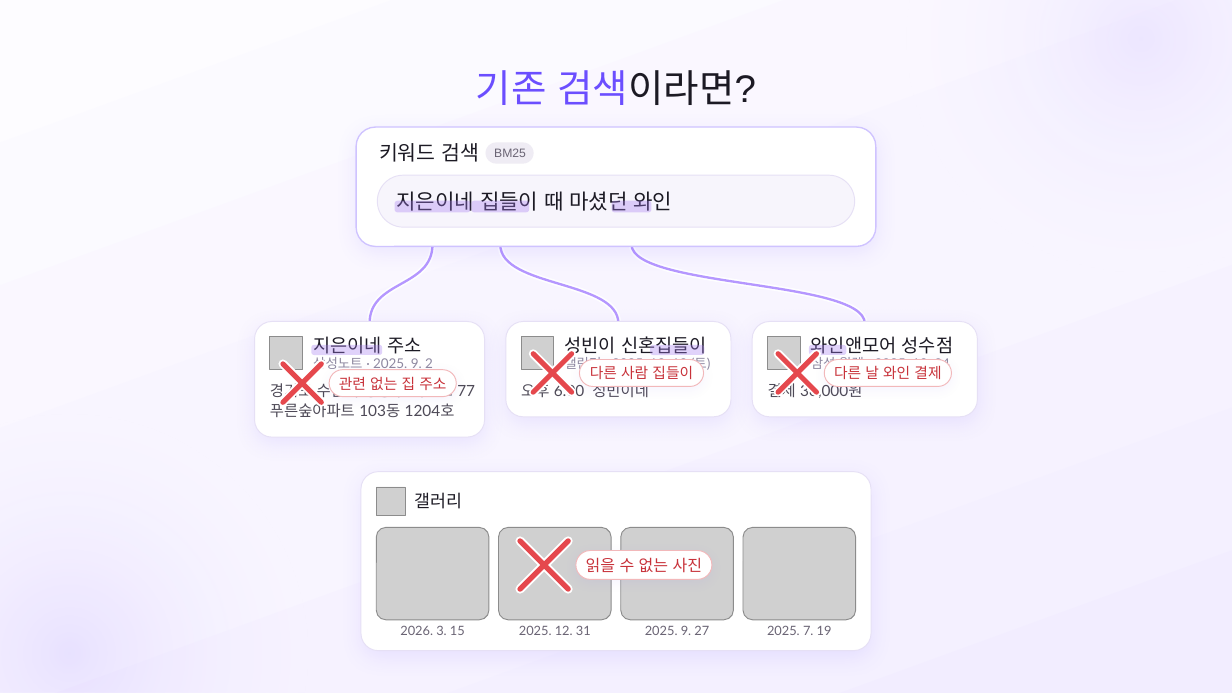
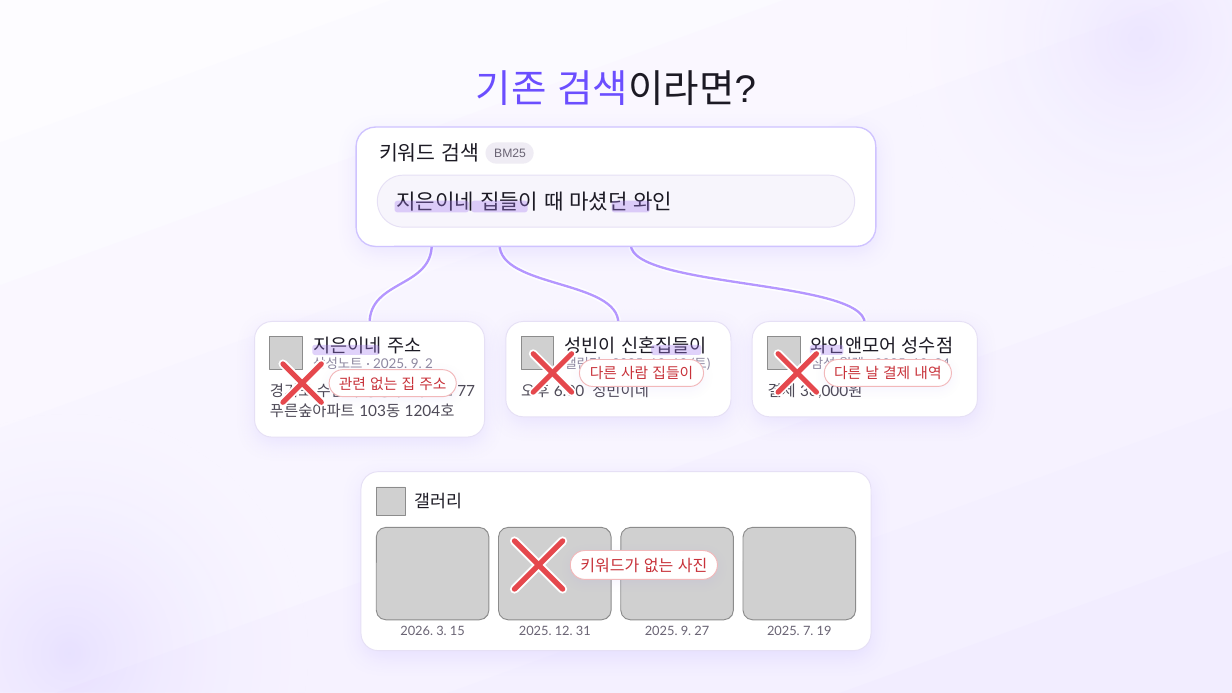
Before and after one commit to SB-Jo/t3, a slide deck: slide 8 of weave/결선준비/09_HowItWorks/HowItWorks_Argon_claude.pptx. Drawn at 1232x693 pixels with LibreOffice and Linux fonts; fonts in the diff are those of the drawing; grey boxes stand for pictures. Boxes give left, top, right and bottom in pixels: in the first picture for what was removed or moved away, otherwise in the second. Text is boxed around its words. In the diff, an @@ line names an element or a change of style, - is before the commit and + after.

```diff
--- a/weave/결선준비/09_HowItWorks/HowItWorks_Argon_claude.pptx
+++ b/weave/결선준비/09_HowItWorks/HowItWorks_Argon_claude.pptx
@@ rounded rectangle: place and size @@
-rounded rectangle at (651, 345, 705, 355)
+rounded rectangle at (652, 345, 701, 355)
@@ text at (834, 365, 941, 379): text changed @@
-다른 날 와인 결제
+다른 날 결제 내역
@@ 4 freeform shapes: place and size @@
-4 freeform shapes at (520, 541, 568, 589)
+4 freeform shapes at (515, 541, 563, 589)
@@ rounded rectangle: place and size @@
-rounded rectangle at (576, 551, 712, 579)
+rounded rectangle at (570, 551, 717, 579)
@@ text at (580, 557, 707, 573): text changed @@
-읽을 수 없는 사진
+키워드가 없는 사진
```
Also in this commit, not shown: 8 other slides changed, 23 other files.
